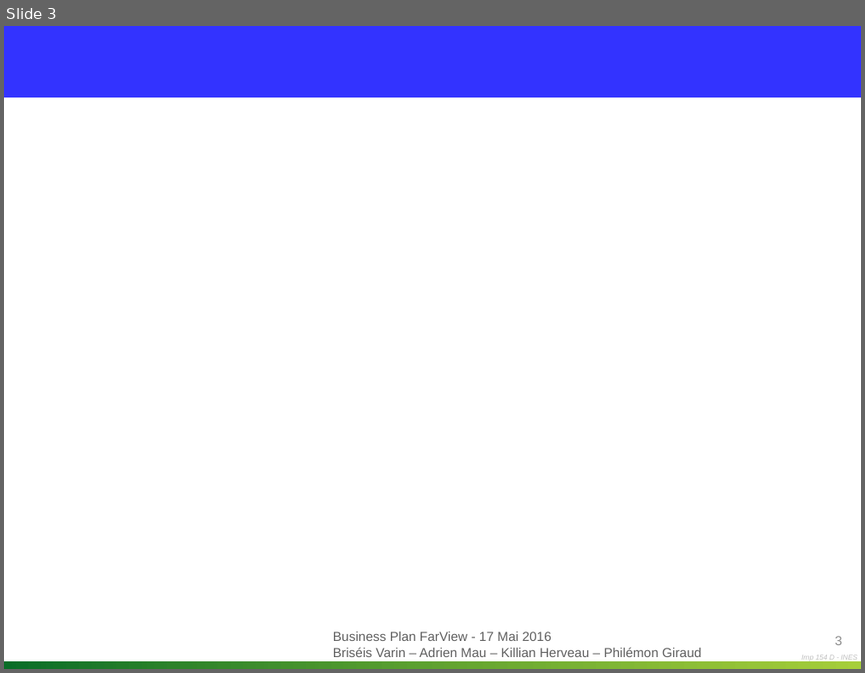
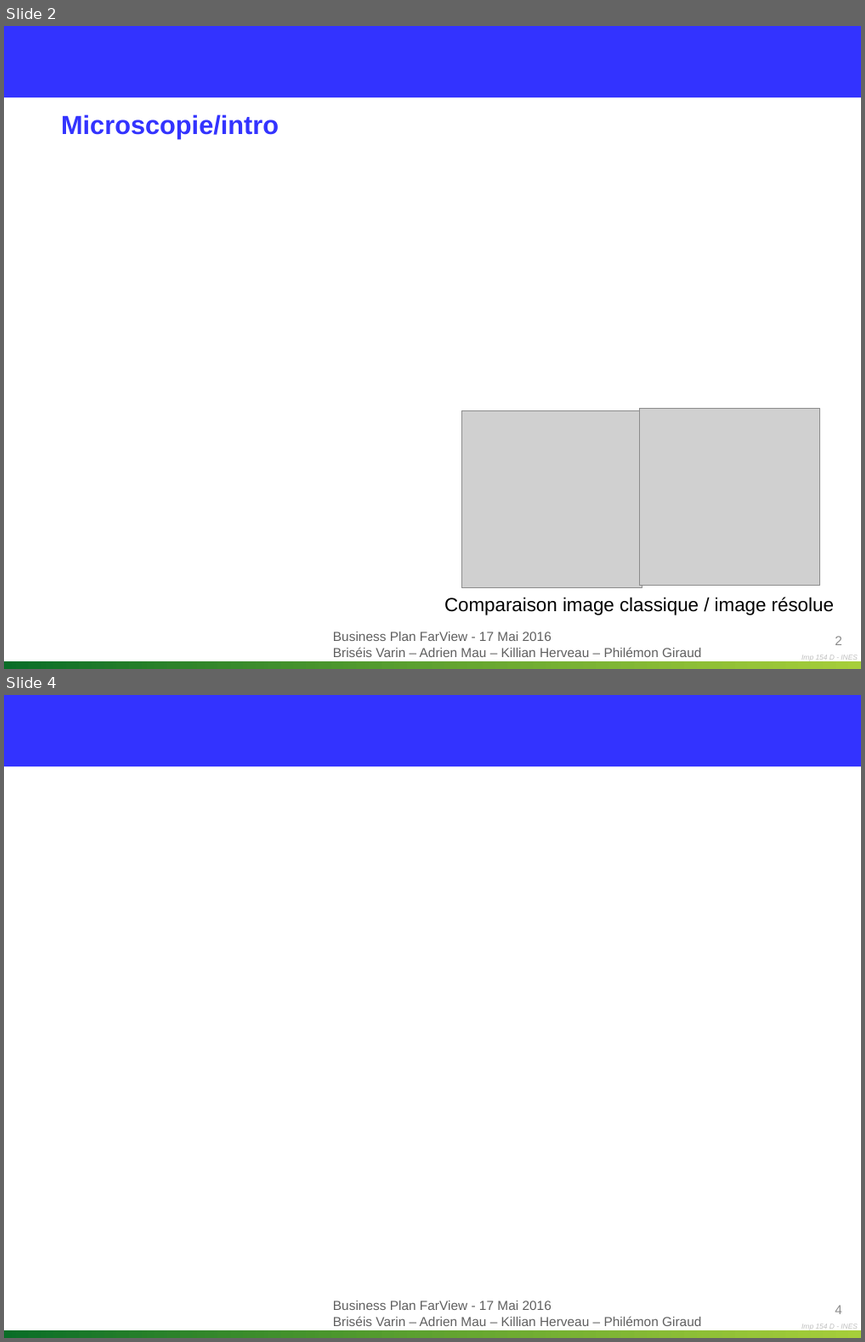
Before and after one commit to Killian-Herveau/PIMS, a slide deck: OppAffaire/Présentation orale/Partie Philémon.pptx. Shown one above the other, each under a label of ours: slide 3 before the commit, slides 2 and 4 after it; the slides between them are not shown. The pictures are 865x673 and 865x1342 pixels, drawn with LibreOffice and Linux fonts; fonts in the diff are those of the drawing; grey boxes stand for pictures; background and template pictures are left out. Boxes give left, top, right and bottom in pixels: in the first picture for what was removed or moved away, otherwise in the second. Text is boxed around its words. In the diff, an @@ line names an element or a change of style, - is before the commit and + after.

```diff
--- a/OppAffaire/Présentation orale/Partie Philémon.pptx
+++ b/OppAffaire/Présentation orale/Partie Philémon.pptx
@@ slide 2 added at (x1=4, y1=26, x2=861, y2=669), background #FFFFFF; not listed: 4 template elements that a slide beside it also shows @@
@@ title added at (x1=61, y1=114, x2=279, y2=139), 22 pt, text #3333FF, bold @@
+Microscopie/intro
@@ picture added at (x1=461, y1=411, x2=642, y2=587) @@
@@ picture added at (x1=640, y1=408, x2=820, y2=584) @@
@@ text added at (x1=444, y1=596, x2=834, y2=615), 16 pt, text #000000 @@
+Comparaison image classique / image résolue
@@ page number added at (x1=834, y1=635, x2=842, y2=645), 11 pt, text #8C8C8C @@
+2
@@ what was slide 3 is now slide 4 @@
@@ page number at (x1=834, y1=1304, x2=842, y2=1314): text changed @@
-3
+4
```
Also in this commit, not shown: 2 other slides added, 2 slides removed, 2 other files.
